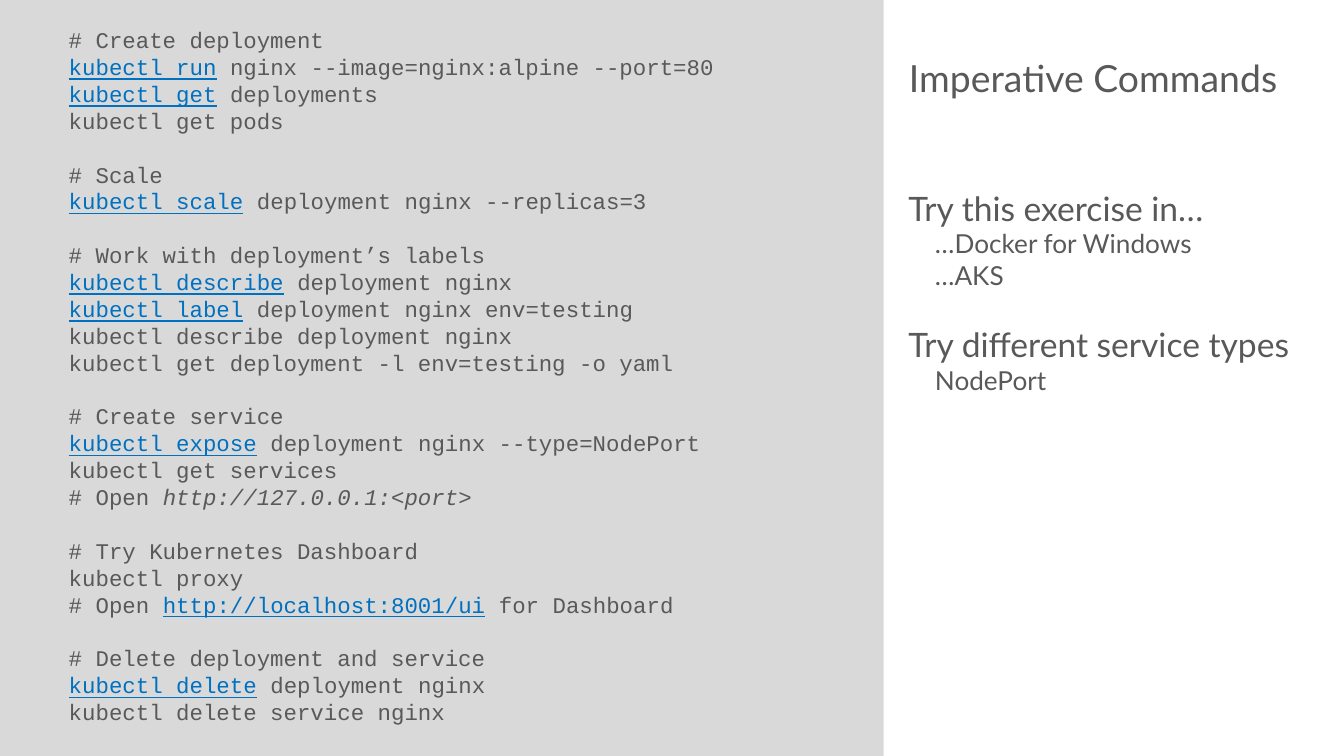
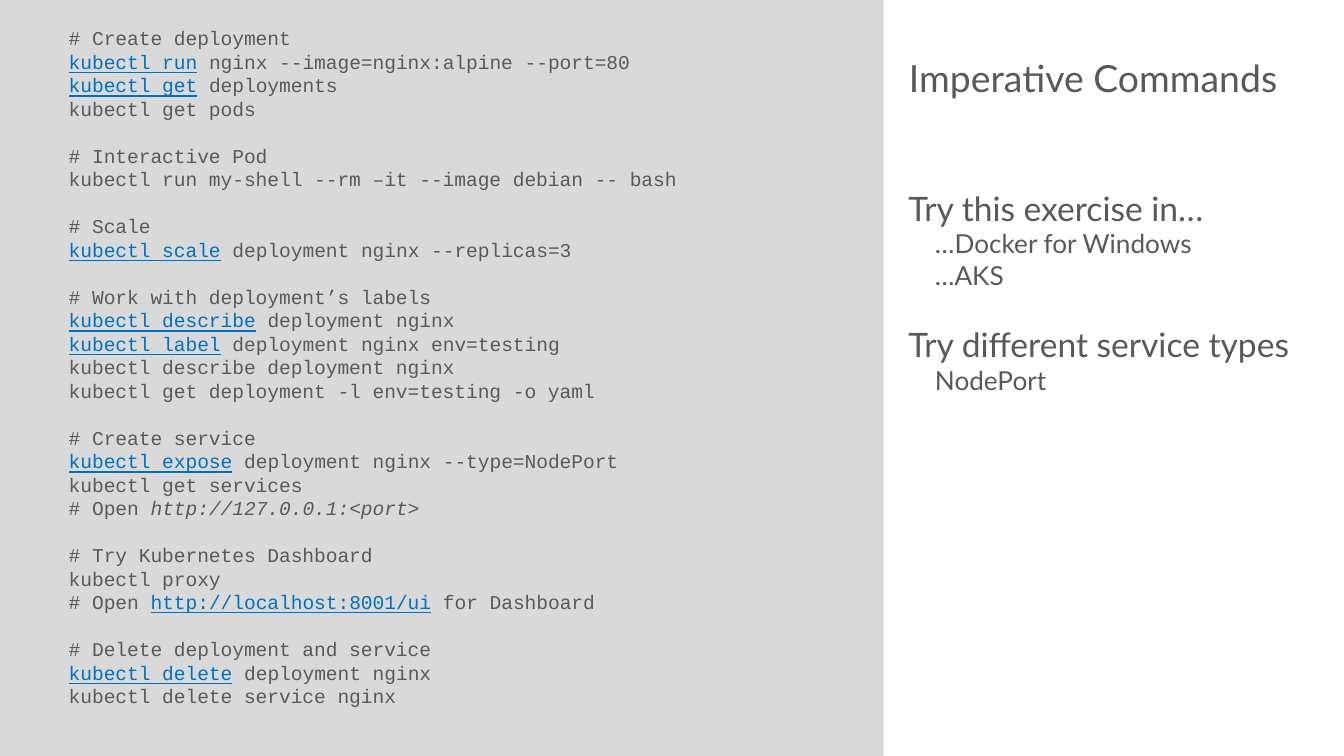
Before and after one commit to rstropek/DockerVS2015Intro, a slide deck: slide 15 of slides/Kubernetes-Workshop.pptx (slide 14 before the commit). Drawn at 1344x756 pixels with LibreOffice and Linux fonts; fonts in the diff are those of the drawing. Boxes give left, top, right and bottom in pixels: in the first picture for what was removed or moved away, otherwise in the second. Text is boxed around its words. In the diff, an @@ line names an element or a change of style, - is before the commit and + after.

```diff
--- a/slides/Kubernetes-Workshop.pptx
+++ b/slides/Kubernetes-Workshop.pptx
@@ text at (x1=69, y1=32, x2=630, y2=707): size 12 to 10.5 pt @@
@@ text at (x1=69, y1=149, x2=677, y2=190): paragraphs added @@
+# Interactive Pod
+kubectl run my-shell --rm –it --image debian -- bash
```
Also in this commit, not shown: 2 other slides changed, 1 slide added, 1 other file.
